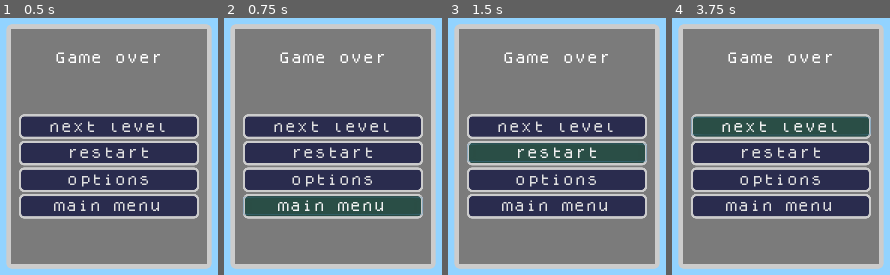
Above: before the commit, frames 1-4 (left to right).
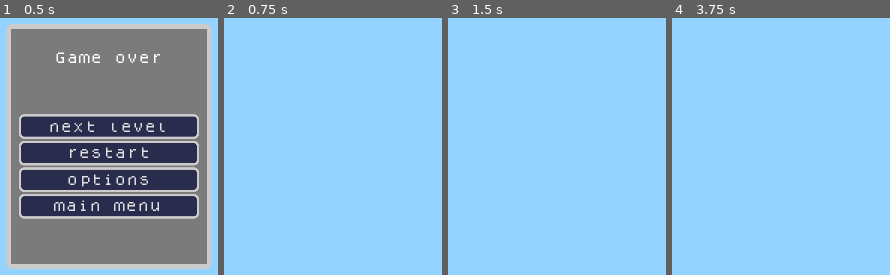
Above: after the commit, the same moments.

Repository: pastra98/DriveMeInsane
Game: Godot game, scene res://gui/game_over/GameOver.tscn
Same seed, same stepped clock (60 frames per second), same inputs: the game is played once before the commit and once after it. This scene is started directly instead of the project's main scene.
Inputs (mouse positions are in pixels of both pictures, inside the frame that each line leads up to):
- Up to frame 1 (0.5 s): no input
- Up to frame 2 (0.75 s): click "main menu" at 0.5 s
- Up to frame 3 (1.5 s): click (557, 151) at 1.25 s, where only the run before the commit has a clickable "restart"
- Up to frame 4 (3.75 s): click (781, 151) at 2 s, where only the run before the commit has a clickable "restart"; click (781, 151) at 2.75 s, where only the run before the commit has a clickable "restart"; click (781, 125) at 3.5 s, where only the run before the commit has a clickable "next level"

Frame 1 is identical in both runs. In frame 2, 90% of the frame differs, in the area x 2-98%, y 2-98%; in frame 3, 90%; in frame 4, 90%.
Error in both runs: Invalid get index 'unlocked_passengers' (on base: 'null instance'). (res://gui/gui_manager.gd:9)

Commit message:
can now go back to menu from gameover

Diff:
--- a/src/gui/game_over/game_over.gd
+++ b/src/gui/game_over/game_over.gd
@@ -36,7 +36,8 @@
 
 
 func _on_MainMenu_button_down():
-    pass # Replace with function body.
+    GuiManager.show_main_menu()
+    queue_free()
 
 
 func _on_Restart_button_down():
